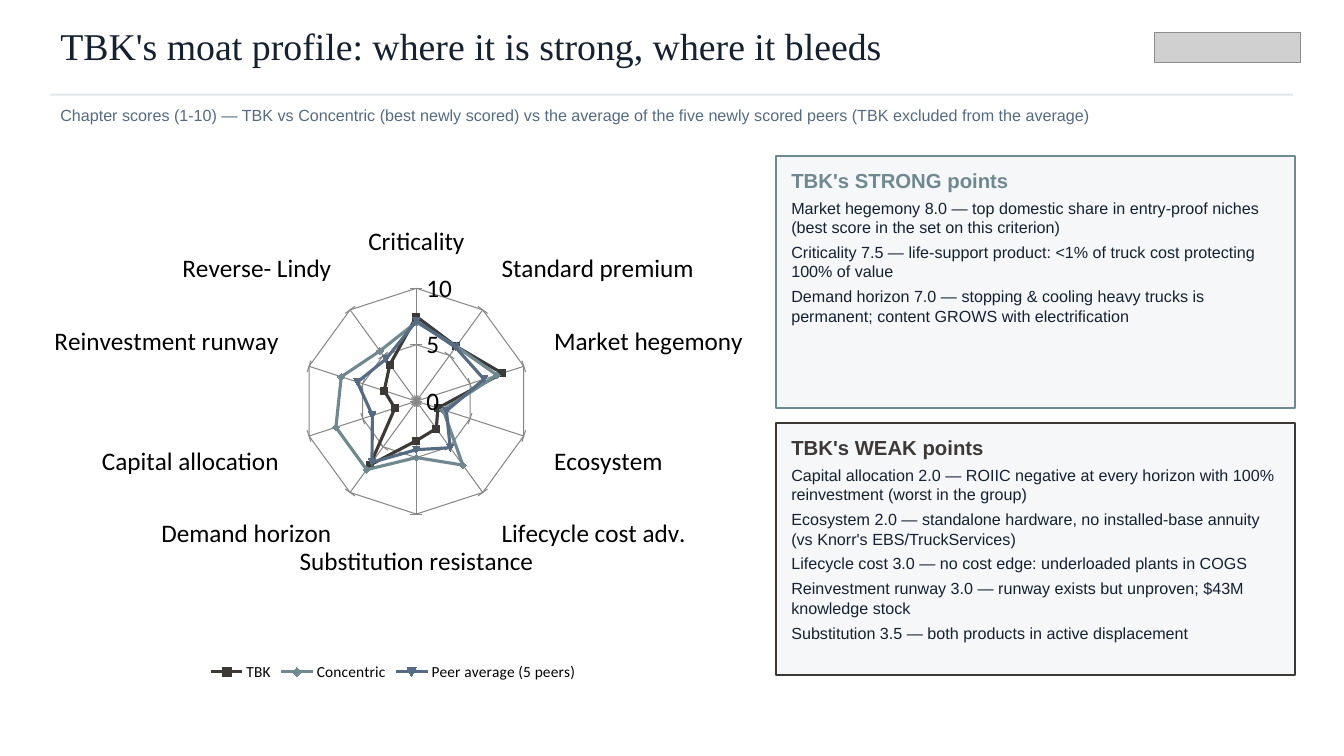
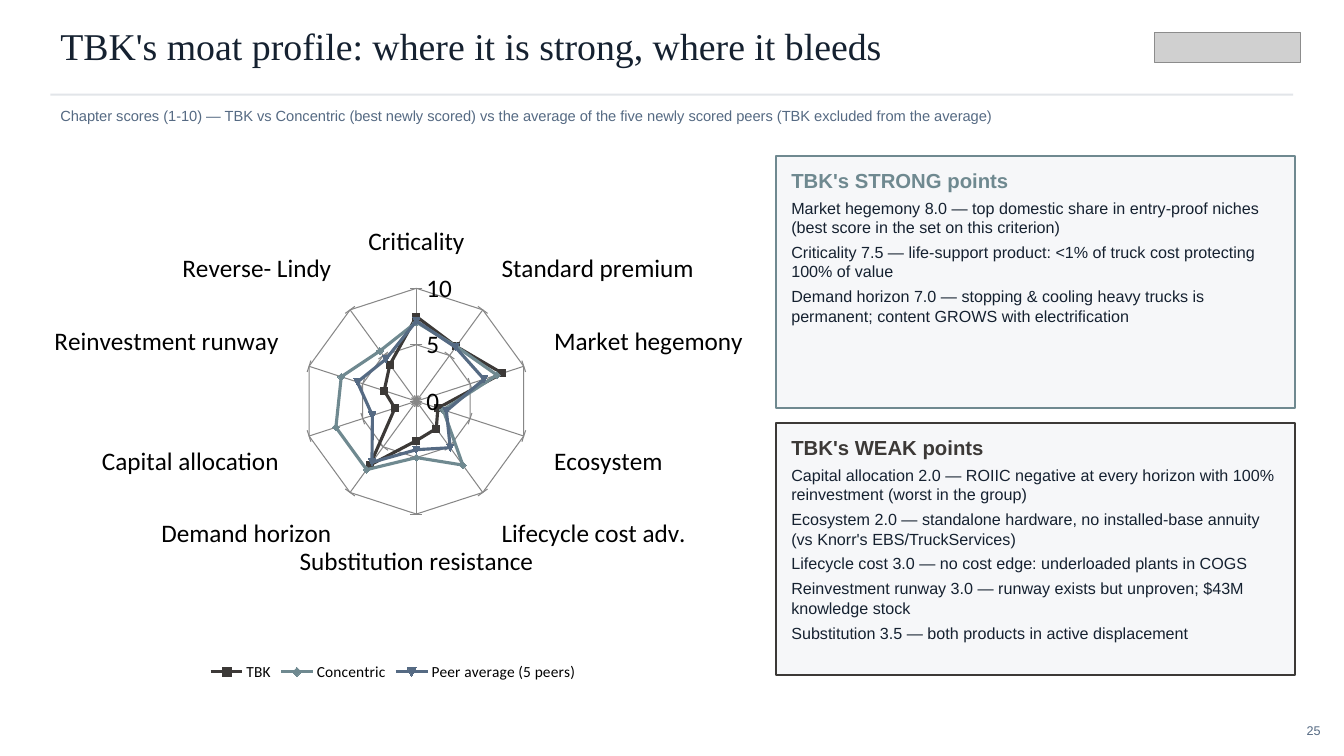
Before and after one commit to charette-lab/Claude, a slide deck: slide 25 of TBK_rd_gap_slides.pptx (slide 24 before the commit). Drawn at 1344x756 pixels with LibreOffice and Linux fonts; fonts in the diff are those of the drawing; grey boxes stand for pictures. Boxes give left, top, right and bottom in pixels: in the first picture for what was removed or moved away, otherwise in the second. Text is boxed around its words. In the diff, an @@ line names an element or a change of style, - is before the commit and + after.

```diff
--- a/TBK_rd_gap_slides.pptx
+++ b/TBK_rd_gap_slides.pptx
@@ text "Chapter scores (1-10) — TBK ..." at (60, 110, 992, 124): size 11.5 to 10.5 pt @@
@@ text added at (1307, 726, 1321, 735), 9 pt, text #556A83 @@
+25
```
Also in this commit, not shown: 25 other slides changed, 1 slide added, 1 other file.
